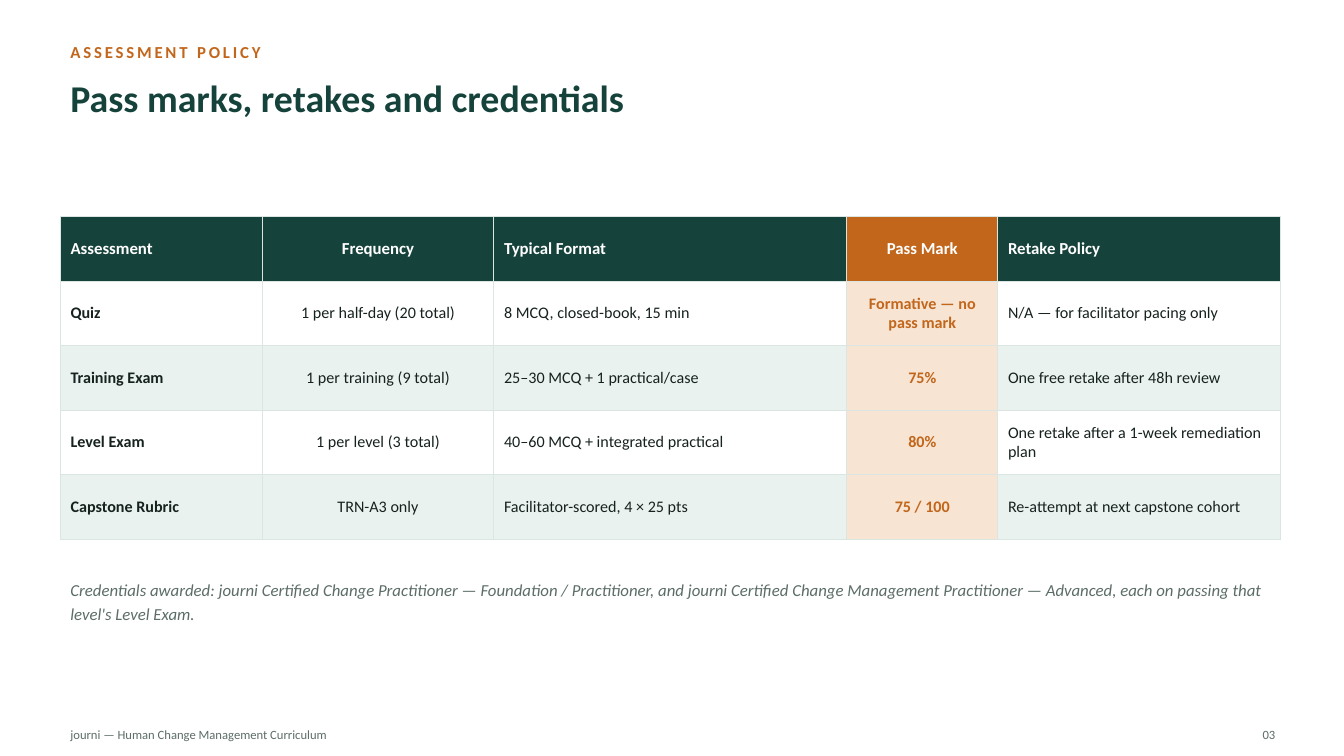
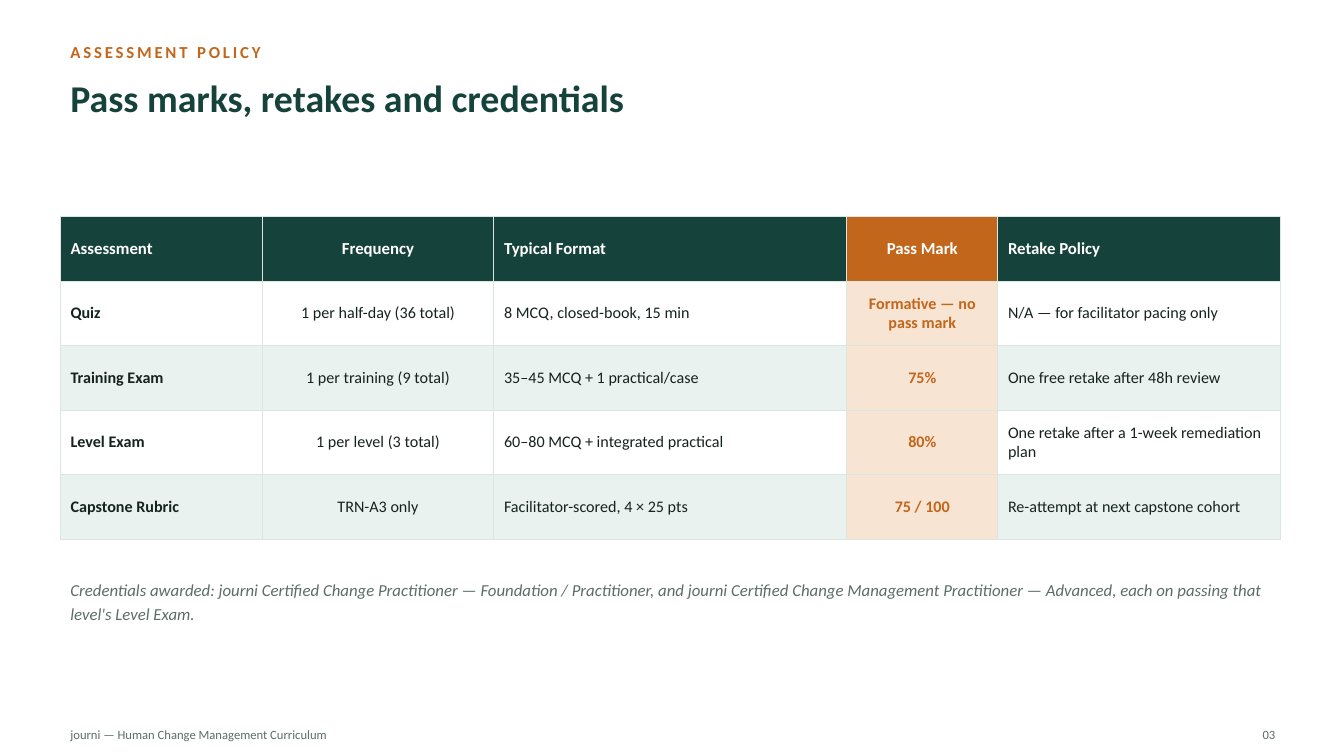
Before and after one commit to mbenhima/scm-process-register, a slide deck: slide 4 of deliverables/journi_Curriculum_HCM.pptx. Drawn at 1344x756 pixels with LibreOffice and Linux fonts; fonts in the diff are those of the drawing. Boxes give left, top, right and bottom in pixels: in the first picture for what was removed or moved away, otherwise in the second. Text is boxed around its words. In the diff, an @@ line names an element or a change of style, - is before the commit and + after.

```diff
--- a/deliverables/journi_Curriculum_HCM.pptx
+++ b/deliverables/journi_Curriculum_HCM.pptx
@@ table at bbox=[60, 217, 1280, 539] @@
-row 2, column 2: 1 per half-day (20 total)
+row 2, column 2: 1 per half-day (36 total)
-row 3, column 3: 25–30 MCQ + 1 practical/case
+row 3, column 3: 35–45 MCQ + 1 practical/case
-row 4, column 3: 40–60 MCQ + integrated practical
+row 4, column 3: 60–80 MCQ + integrated practical
```
Also in this commit, not shown: 23 other slides changed, 3 other files.
